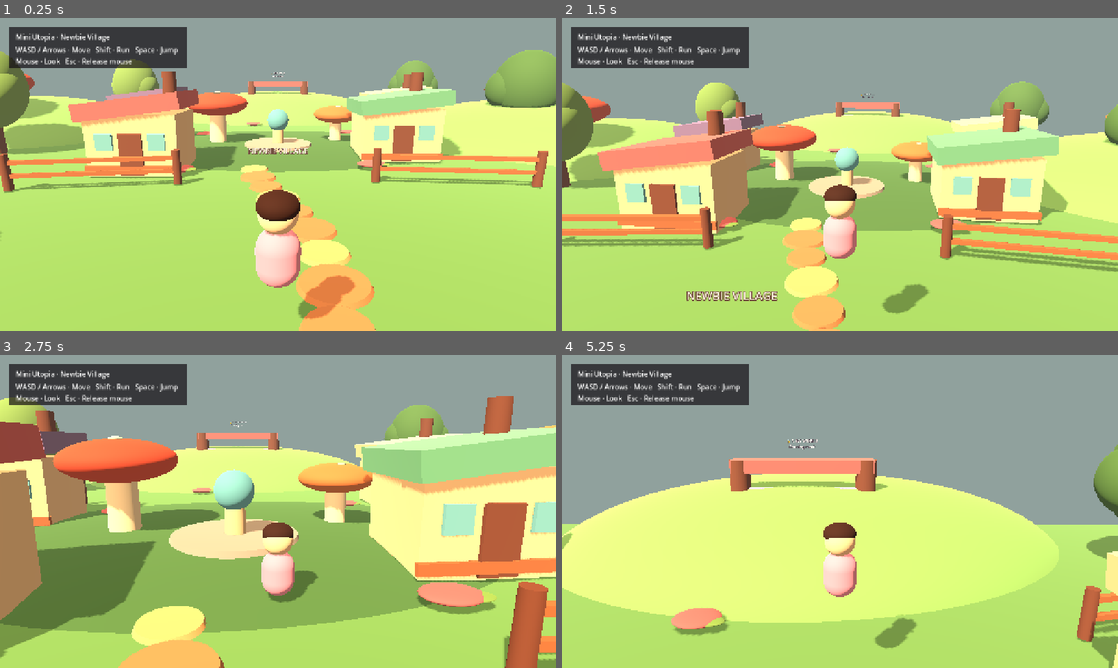
Above: before the commit, frames 1-4 (two rows, left to right).
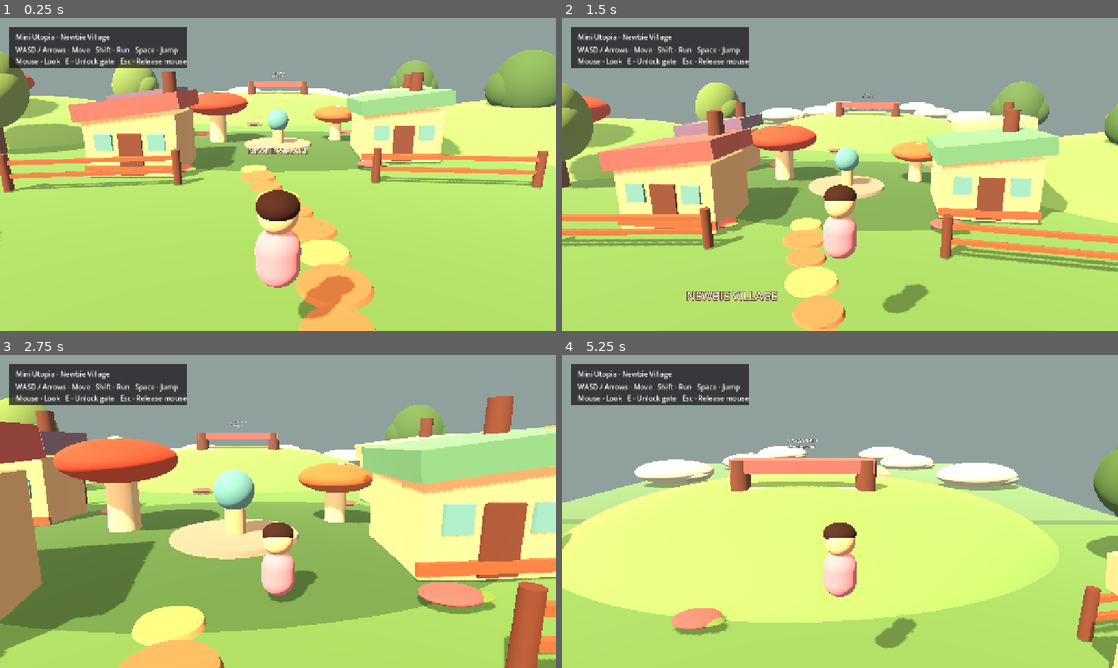
Above: after the commit, the same moments.

Repository: Mrlukahuang/mini-utopia-studio
Game: Godot game, scene res://scenes/main.tscn
The game is run twice, just before and just after one commit, with the same random seed, the same clock (stepped at 60 frames per second) and the same inputs.
Inputs (mouse positions are in pixels of both pictures, inside the frame that each line leads up to):
- Up to frame 1 (0.25 s): no input
- Up to frame 2 (1.5 s): tap Enter at 0.5 s; move the mouse to (867, 174) at 0.52 s; hold Shift (run) 0.53-1.28 s; hold W (move_forward) from 0.53 s (still down); tap Space (jump) at 0.77 s; move the mouse to (812, 174) at 1.27 s; tap Shift (run) at 1.35 s
- Up to frame 3 (2.75 s): keep holding W (move_forward); tap Space (jump) at 1.52 s; move the mouse to (289, 505) at 2.02 s; hold Shift (run) from 2.03 s (still down)
- Up to frame 4 (5.25 s): keep holding W (move_forward); move the mouse to (834, 517) at 2.77 s; release Shift (run) at 2.78 s; tap Shift (run) at 2.85, 4.35 s; tap Space (jump) at 3.02, 3.77, 4.52 s; move the mouse to (878, 514) at 3.52 s; hold Shift (run) 3.53-4.28 s; move the mouse to (795, 508) at 4.27 s; move the mouse to (845, 511) at 5.02 s; hold Shift (run) from 5.03 s (still down)

The runs differ from the first frame. In frame 1, 0.4% of the frame differs, in the area x 12-65%, y 12-26%; in frame 2, 1.3%; in frame 3, 0.5%; in frame 4, 6.6%, in the area x 0-100%, y 12-55%.
Error after the commit: Parse Error: Cannot infer the type of "uniform" variable because the value doesn't have a set type. (res://scripts/hero_runtime_loader.gd:115)

Commit message:
Add persistent Cloud Whale Zone 01

Diff:
--- a/godot/scenes/main.tscn
+++ b/godot/scenes/main.tscn
@@ -1,8 +1,9 @@
-[gd_scene load_steps=5 format=3]
+[gd_scene load_steps=6 format=3]
 
 [ext_resource type="Script" path="res://scripts/village.gd" id="1_village"]
 [ext_resource type="PackedScene" path="res://scenes/player.tscn" id="2_player"]
 [ext_resource type="Script" path="res://scripts/camera_rig.gd" id="3_camera"]
+[ext_resource type="Script" path="res://scripts/hero_zone.gd" id="4_zone"]
 
 [node name="MiniUtopiaWorld" type="Node3D"]
 script = ExtResource("1_village")
@@ -17,6 +18,10 @@
 [node name="Camera3D" type="Camera3D" parent="CameraRig"]
 current = true
 fov = 48.0
+
+[node name="Zone01CloudWhale" type="Node3D" parent="."]
+position = Vector3(0, 0, -55)
+script = ExtResource("4_zone")
 
 [node name="HUD" type="CanvasLayer" parent="."]
 
@@ -39,4 +44,4 @@
 offset_top = 42.0
 offset_right = 390.0
 offset_bottom = 82.0
-text = "WASD / Arrows · Move   Shift · Run   Space · Jump\nMouse · Look   Esc · Release mouse"
+text = "WASD / Arrows · Move   Shift · Run   Space · Jump\nMouse · Look   E · Unlock gate   Esc · Release mouse"
